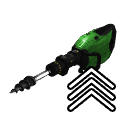
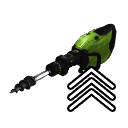
Before/after of a 128×128 layered artwork. What changed in the layer stack:
painted on "Vložená vrstva #1" over (75, 27, 113, 68)
